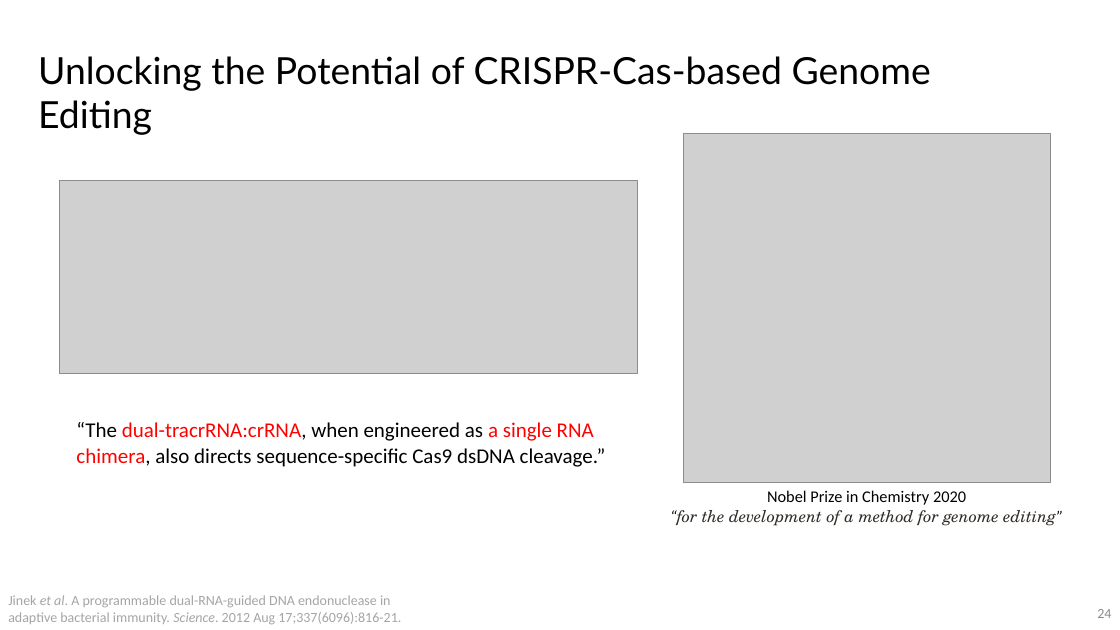
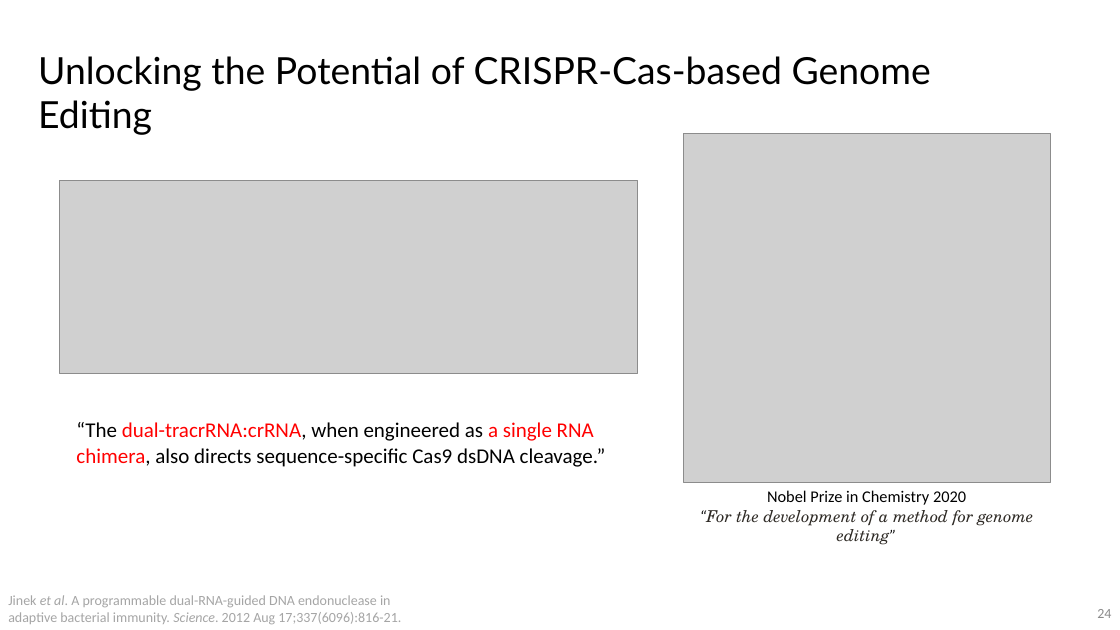
Before and after one commit to vwOvOwv/PKU-Undergraduate-Course, a slide deck: slide 24 of 遗传学讨论 (Seminar on Genetics)/topic4_genome_editing.pptx. Drawn at 1120x630 pixels with LibreOffice and Linux fonts; fonts in the diff are those of the drawing; grey boxes stand for pictures. Boxes give left, top, right and bottom in pixels: in the first picture for what was removed or moved away, otherwise in the second. Text is boxed around its words. In the diff, an @@ line names an element or a change of style, - is before the commit and + after.

```diff
--- a/遗传学讨论 (Seminar on Genetics)/topic4_genome_editing.pptx
+++ b/遗传学讨论 (Seminar on Genetics)/topic4_genome_editing.pptx
@@ text at (700,510,1034,526): text changed @@
-“for the development of a method for genome editing”
+“For the development of a method for genome editing”
```
Also in this commit, not shown: 14 other slides changed.
